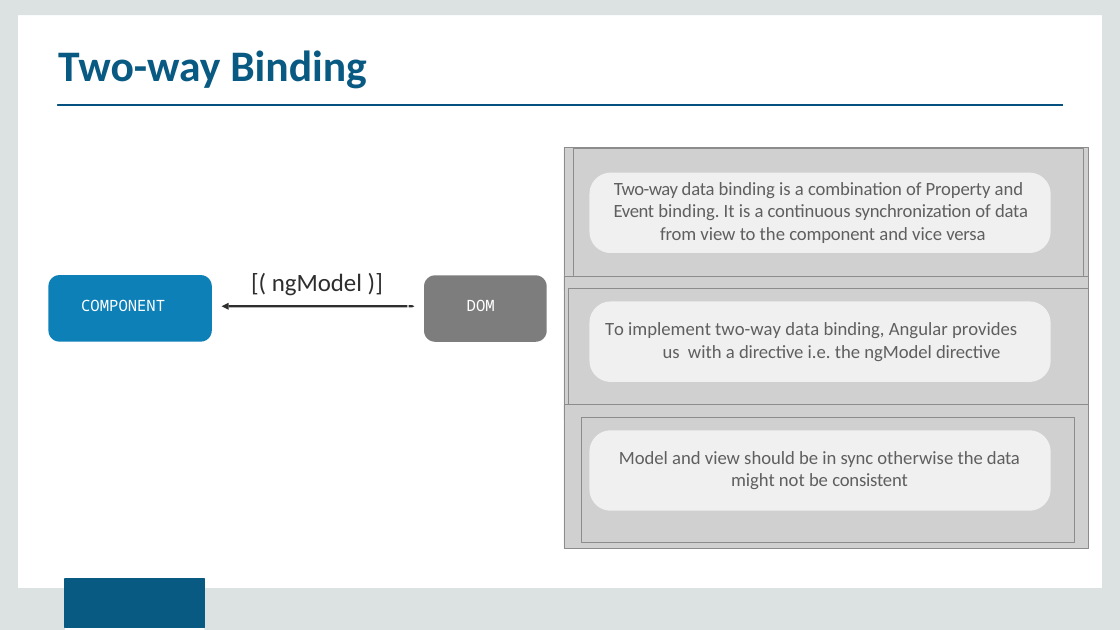
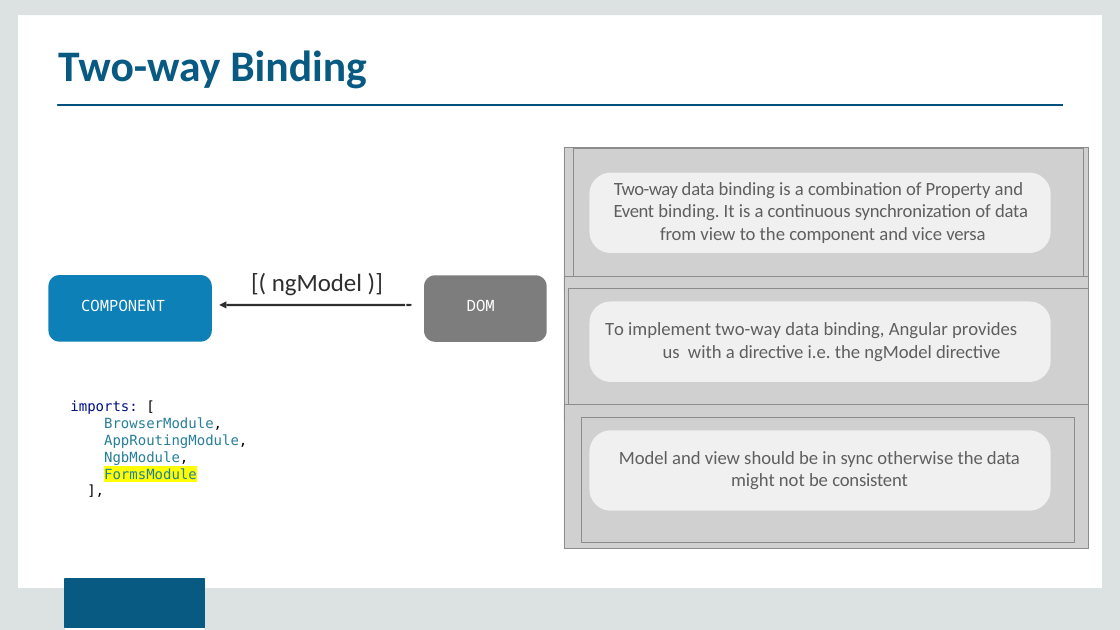
Before and after one commit to rajkabee/documents, a slide deck: slide 13 of angular/slides/Module 3 Data Binding and Animation.pptx. Drawn at 1120x630 pixels with LibreOffice and Linux fonts; fonts in the diff are those of the drawing; grey boxes stand for pictures; background and template pictures are left out. Boxes give left, top, right and bottom in pixels: in the first picture for what was removed or moved away, otherwise in the second. Text is boxed around its words. In the diff, an @@ line names an element or a change of style, - is before the commit and + after.

```diff
--- a/angular/slides/Module 3 Data Binding and Animation.pptx
+++ b/angular/slides/Module 3 Data Binding and Animation.pptx
@@ freeform shape at box(220, 301, 226, 308): outline redrawn @@
@@ freeform shape at box(226, 304, 412, 306): outline redrawn @@
@@ text added at box(70, 400, 247, 479), 18 pt, text #267F99 @@
+imports: [
+BrowserModule,
+AppRoutingModule,
+NgbModule,
+FormsModule
+],
```
Also in this commit, not shown: 1 other slide changed, 5 other files.
